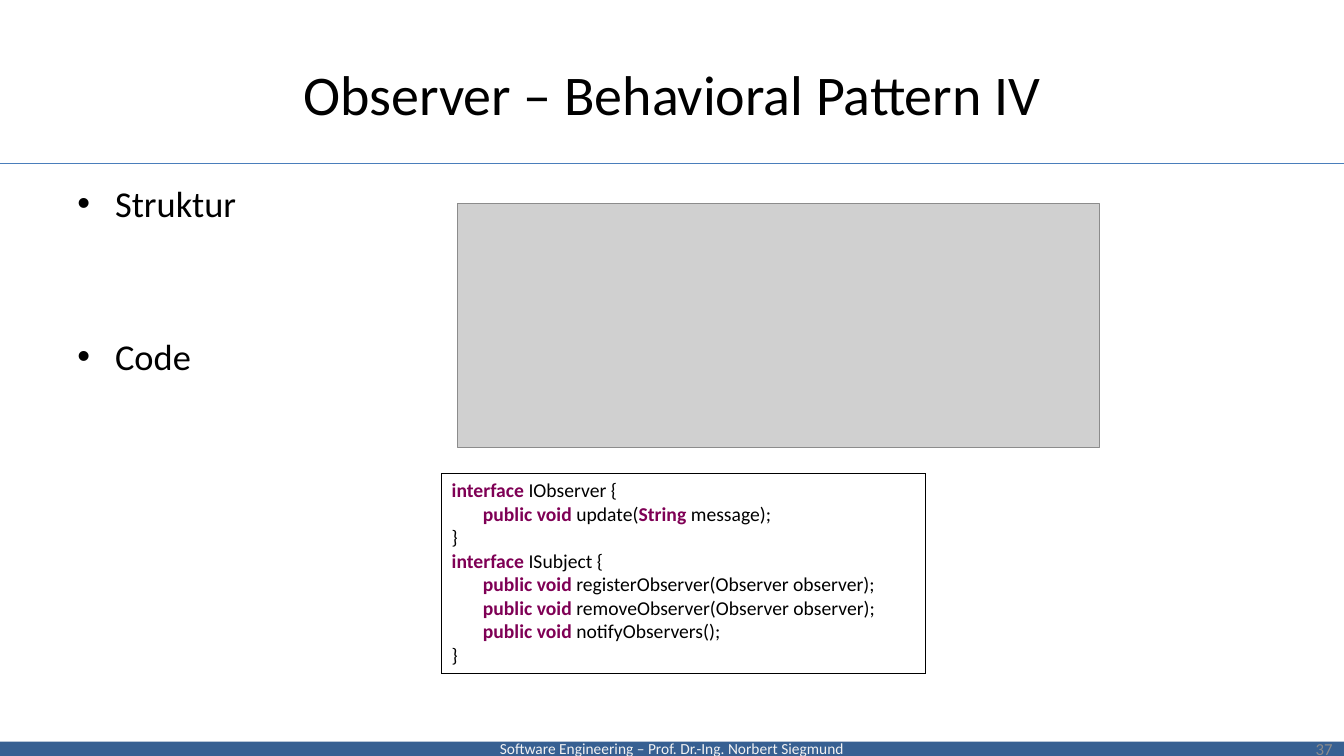
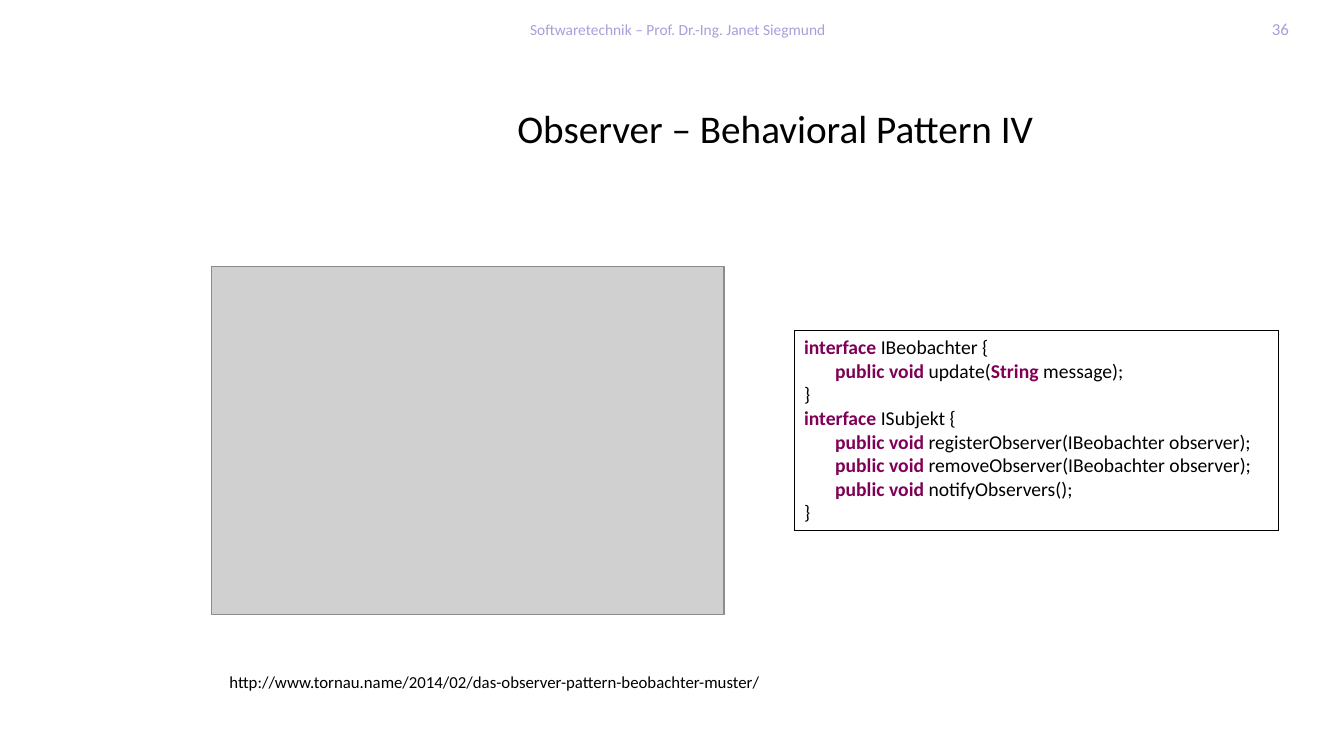
Before and after one commit to feigensp/lehre, a slide deck: slide 36 of se/slides/05_DesignPatterns.pptx (slide 37 before the commit). Drawn at 1344x756 pixels with LibreOffice and Linux fonts; fonts in the diff are those of the drawing; grey boxes stand for pictures; background and template pictures are left out. Boxes give left, top, right and bottom in pixels: in the first picture for what was removed or moved away, otherwise in the second. Text is boxed around its words. In the diff, an @@ line names an element or a change of style, - is before the commit and + after.

```diff
--- a/se/slides/05_DesignPatterns.pptx
+++ b/se/slides/05_DesignPatterns.pptx
@@ text added at [530,24,825,38], 11 pt, text #AB9DDB @@
+Softwaretechnik – Prof. Dr.-Ing. Janet Siegmund
@@ page number added at [1272,24,1289,35], 12 pt, text #AB9DDB @@
+36
@@ title "Observer – Behavioral Pattern IV": place and size @@
-title "Observer – Behavioral Pattern IV" at [304,76,1040,116]
+title "Observer – Behavioral Pattern IV" at [517,115,1033,144]
@@ title "Observer – Behavioral Pattern IV" at [517,115,1033,144]: size 40 to 28 pt @@
@@ line removed from (0, 163) to (1344, 163) @@
@@ text removed at [115,191,236,371] @@
-• Struktur
-• Code
@@ picture removed at [458,204,1099,449] @@
@@ picture added at [212,266,724,615] @@
@@ rectangle "interface IBeobachter {": place and size @@
-rectangle "interface IBeobachter {" at [442,473,926,674]
+rectangle "interface IBeobachter {" at [795,331,1278,531]
@@ text in rectangle at [804,340,978,354]: text changed @@
-interface IObserver {
+interface IBeobachter {
@@ text in rectangle at [804,411,1250,475]: text changed @@
-interface ISubject {
-public void registerObserver(Observer observer);
-public void removeObserver(Observer observer);
+interface ISubjekt {
+public void registerObserver(IBeobachter observer);
+public void removeObserver(IBeobachter observer);
@@ text added at [229,676,759,691], 12 pt, text #000000 @@
+http://www.tornau.name/2014/02/das-observer-pattern-beobachter-muster/
@@ rectangle removed at [0,742,1344,756] @@
-Software Engineering – Prof. Dr.-Ing. Norbert Siegmund
@@ page number removed at [1316,744,1333,755] @@
-37
```
Also in this commit, not shown: 47 other slides changed, 1 slide removed, 7 other files.
